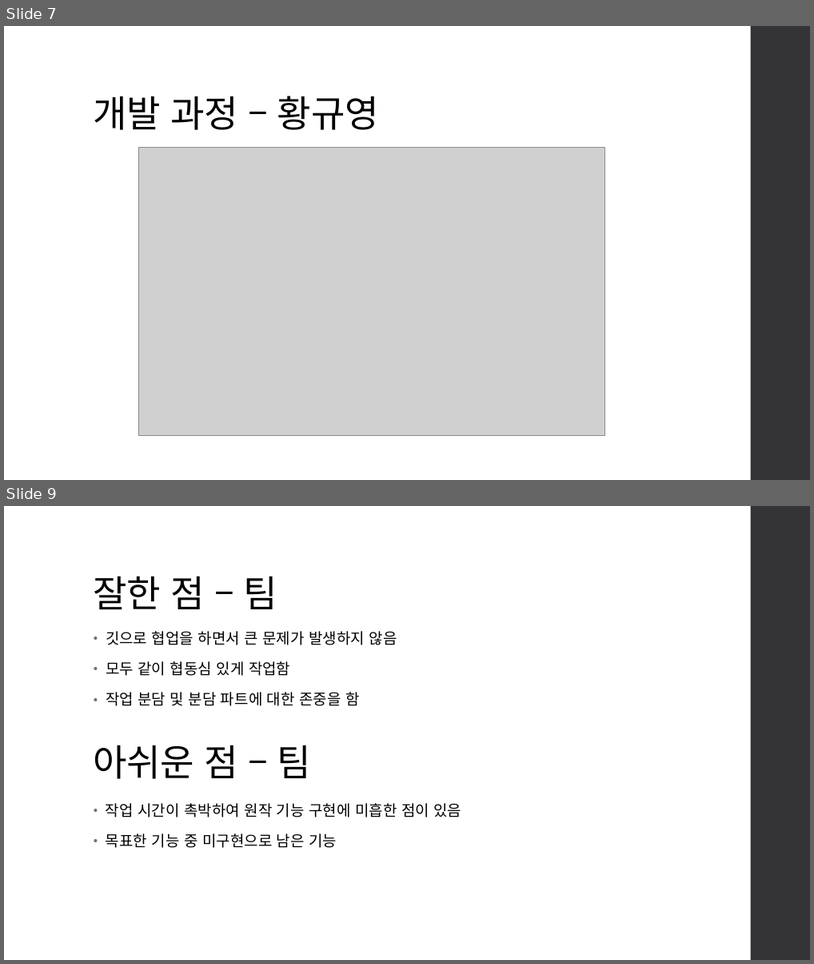
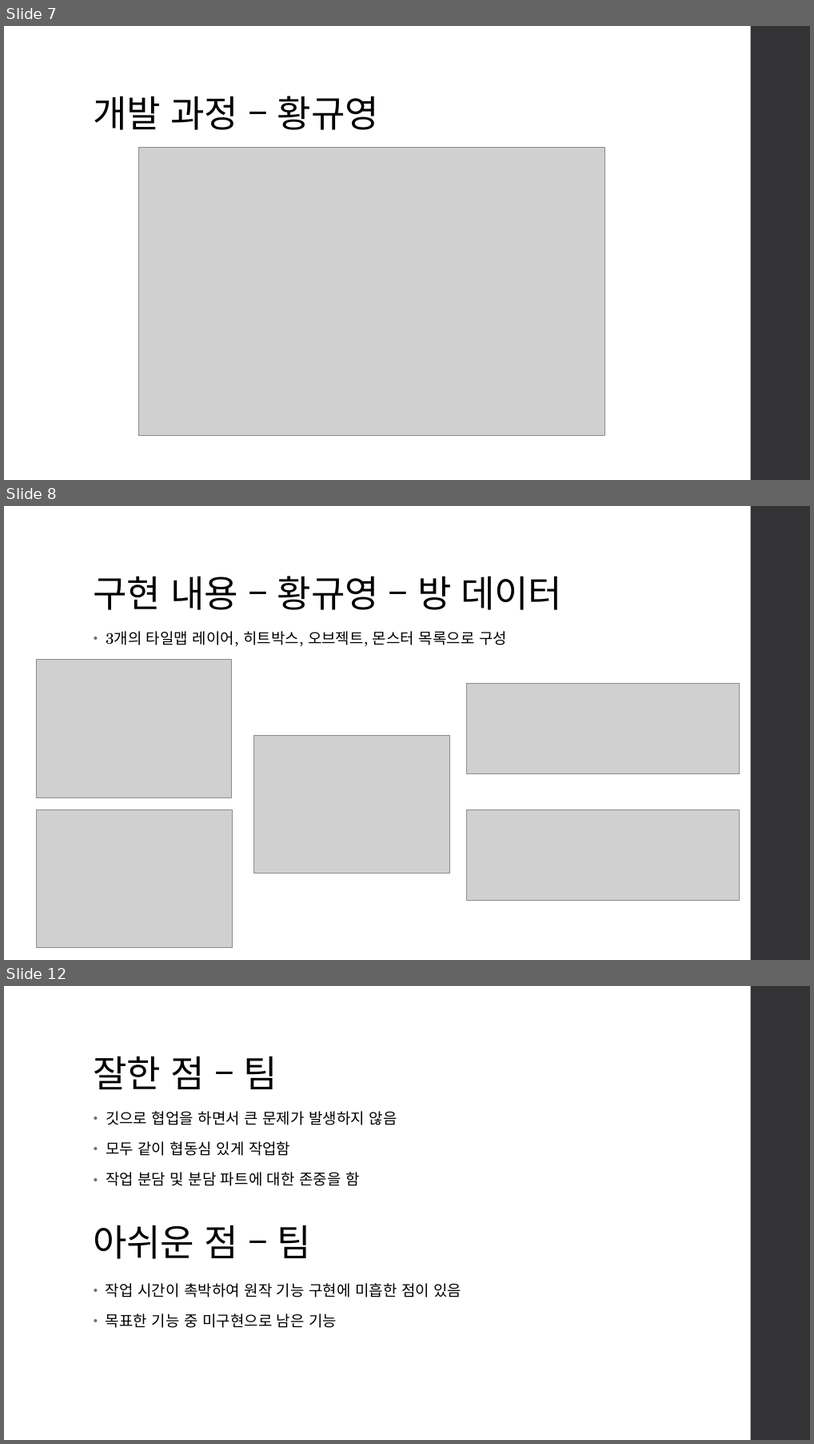
Before and after one commit to jigyu12/SFML_Team_Mockup_Project-Dungreed, a slide deck: SFML 던그리드 모작 팀 프로젝트(민지규, 박지광, 황규영) 발표 자료 - 황규영.pptx. Shown one above the other, each under a label of ours: slides 7 and 9 before the commit, slides 7, 8 and 12 after it; the slides between them are not shown. The pictures are 814x964 and 814x1444 pixels, drawn with LibreOffice and Linux fonts; fonts in the diff are those of the drawing; grey boxes stand for pictures. Boxes give left, top, right and bottom in pixels: in the first picture for what was removed or moved away, otherwise in the second. Text is boxed around its words. In the diff, an @@ line names an element or a change of style, - is before the commit and + after.

Commit message:
황규영 발표 자료 작성

```diff
--- a/SFML 던그리드 모작 팀 프로젝트(민지규, 박지광, 황규영) 발표 자료 - 황규영.pptx
+++ b/SFML 던그리드 모작 팀 프로젝트(민지규, 박지광, 황규영) 발표 자료 - 황규영.pptx
@@ slide 8 added at [4, 506, 810, 960], background #FFFFFF; not listed: 1 template element that a slide beside it also shows @@
@@ title added at [94, 576, 562, 610], 44 pt, text #000000 @@
+구현 내용 – 황규영 – 방 데이터
@@ text added at [106, 631, 507, 647], 18 pt, text #000000 @@
+• 3개의 타일맵 레이어, 히트박스, 오브젝트, 몬스터 목록으로 구성
@@ picture added at [36, 660, 232, 797] @@
@@ picture added at [466, 683, 740, 773] @@
@@ picture added at [254, 736, 450, 873] @@
@@ picture added at [36, 810, 232, 948] @@
@@ picture added at [466, 810, 740, 900] @@
@@ what was slide 9 is now slide 12 @@
```
Also in this commit, not shown: 5 other slides added, 1 slide removed.
